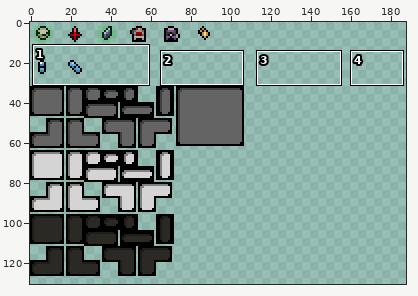
One commit to this sprite sheet: resources/gfx/ui/minimapapi/custom_icons.png. The first picture is a wide view before the edit; the outline marks the close-up.
Close-up. Before:
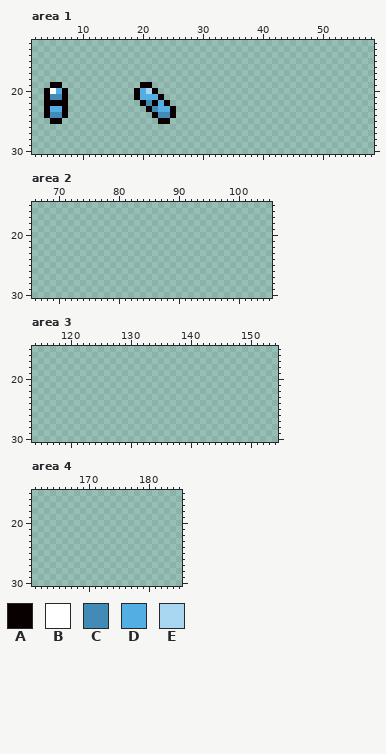
The file is 256x256 pixels. Colours within 5 levels of each other are drawn and written as one. Shown: area 1: x 2..58, y 12..30; area 2: x 66..105, y 15..30; area 3: x 114..154, y 15..30; area 4: x 161..185, y 15..30. The wide view leaves out empty margins.
Palette (. is transparent): A #080000  B #ffffff  C #438bb7  D #53afe3  E #a9d7f1
Pixels before, area 1, first column x 4:
19 .AA.............AA....
20 ABDA...........ADEA...
21 ACCA...........ADDDA..
22 AAAA............ACADA.
23 ADDA.............ACDDA
24 ACCA..............ACCA
25 .AA................AA.
Once edited:
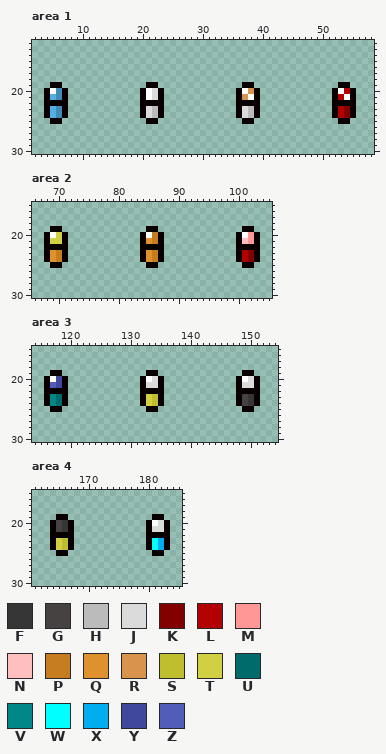
Colours new in this view: F #363636  G #474242  H #bbbbbb  J #dbdbdb  K #830000  L #b30000  M #ff9797  N #ffbfbf  P #c57d1f  Q #de912d  R #d9934c  S #bfbe2e  T #d1d043  U #006b6b  V #008788  W #00ffff  X #00aef0  Y #3f489d  Z #525cb9
Log entry: added one sprite for each pill color
The exact change:
{"where": "area 1"}
{"y":19,"x":20,"old":"A","new":"."}
{"y":19,"x":22,"old":".","new":"A"}
{"y":19,"x":37,"old":"..","new":"AA"}
{"y":19,"x":53,"old":"..","new":"AA"}
{"y":20,"x":6,"old":"D","new":"C"}
{"y":20,"x":19,"old":"ADEA.","new":".ABJA"}
{"y":20,"x":36,"old":"....","new":"ABRA"}
{"y":20,"x":52,"old":"....","new":"ABLA"}
{"y":21,"x":5,"old":"C","new":"D"}
{"y":21,"x":19,"old":"ADDD","new":".ABJ"}
{"y":21,"x":36,"old":"....","new":"ARBA"}
{"y":21,"x":52,"old":"....","new":"ALBA"}
{"y":22,"x":21,"old":"C","new":"A"}
{"y":22,"x":23,"old":"DA","new":"A."}
{"y":22,"x":36,"old":"....","new":"AAAA"}
{"y":22,"x":52,"old":"....","new":"AAAA"}
{"y":23,"x":6,"old":"D","new":"C"}
{"y":23,"x":20,"old":".ACDDA","new":"AJHA.."}
{"y":23,"x":36,"old":"....","new":"AJHA"}
{"y":23,"x":52,"old":"....","new":"ALKA"}
{"y":24,"x":5,"old":"C","new":"D"}
{"y":24,"x":20,"old":"..ACCA","new":"AJHA.."}
{"y":24,"x":36,"old":"....","new":"AJHA"}
{"y":24,"x":52,"old":"....","new":"ALKA"}
{"y":25,"x":21,"old":"..AA","new":"AA.."}
{"y":25,"x":37,"old":"..","new":"AA"}
{"y":25,"x":53,"old":"..","new":"AA"}
{"where": "area 2"}
{"y":19,"x":69,"old":"..","new":"AA"}
{"y":19,"x":85,"old":"..","new":"AA"}
{"y":19,"x":101,"old":"..","new":"AA"}
{"y":20,"x":68,"old":"....","new":"ABTA"}
{"y":20,"x":84,"old":"....","new":"ABPA"}
{"y":20,"x":100,"old":"....","new":"ABMA"}
{"y":21,"x":68,"old":"....","new":"ATTA"}
{"y":21,"x":84,"old":"....","new":"AQPA"}
{"y":21,"x":100,"old":"....","new":"ANMA"}
{"y":22,"x":68,"old":"....","new":"AAAA"}
{"y":22,"x":84,"old":"....","new":"AAAA"}
{"y":22,"x":100,"old":"....","new":"AAAA"}
{"y":23,"x":68,"old":"....","new":"AQPA"}
{"y":23,"x":84,"old":"....","new":"AQPA"}
{"y":23,"x":100,"old":"....","new":"ALKA"}
{"y":24,"x":68,"old":"....","new":"AQPA"}
{"y":24,"x":84,"old":"....","new":"AQPA"}
{"y":24,"x":100,"old":"....","new":"ALKA"}
{"y":25,"x":69,"old":"..","new":"AA"}
{"y":25,"x":85,"old":"..","new":"AA"}
{"y":25,"x":101,"old":"..","new":"AA"}
{"where": "area 3"}
{"y":19,"x":117,"old":"..","new":"AA"}
{"y":19,"x":133,"old":"..","new":"AA"}
{"y":19,"x":149,"old":"..","new":"AA"}
{"y":20,"x":116,"old":"....","new":"ABYA"}
{"y":20,"x":132,"old":"....","new":"ABJA"}
{"y":20,"x":148,"old":"....","new":"ABJA"}
{"y":21,"x":116,"old":"....","new":"AZYA"}
{"y":21,"x":132,"old":"....","new":"AJJA"}
{"y":21,"x":148,"old":"....","new":"AJJA"}
{"y":22,"x":116,"old":"....","new":"AAAA"}
{"y":22,"x":132,"old":"....","new":"AAAA"}
{"y":22,"x":148,"old":"....","new":"AAAA"}
{"y":23,"x":116,"old":"....","new":"AVUA"}
{"y":23,"x":132,"old":"....","new":"ATSA"}
{"y":23,"x":148,"old":"....","new":"AGFA"}
{"y":24,"x":116,"old":"....","new":"AVUA"}
{"y":24,"x":132,"old":"....","new":"ATSA"}
{"y":24,"x":148,"old":"....","new":"AGFA"}
{"y":25,"x":117,"old":"..","new":"AA"}
{"y":25,"x":133,"old":"..","new":"AA"}
{"y":25,"x":149,"old":"..","new":"AA"}
{"where": "area 4"}
{"y":19,"x":165,"old":"..","new":"AA"}
{"y":19,"x":181,"old":"..","new":"AA"}
{"y":20,"x":164,"old":"....","new":"AGFA"}
{"y":20,"x":180,"old":"....","new":"ABJA"}
{"y":21,"x":164,"old":"....","new":"AGFA"}
{"y":21,"x":180,"old":"....","new":"AJJA"}
{"y":22,"x":164,"old":"....","new":"AAAA"}
{"y":22,"x":180,"old":"....","new":"AAAA"}
{"y":23,"x":164,"old":"....","new":"ATSA"}
{"y":23,"x":180,"old":"....","new":"AWXA"}
{"y":24,"x":164,"old":"....","new":"ATSA"}
{"y":24,"x":180,"old":"....","new":"AWXA"}
{"y":25,"x":165,"old":"..","new":"AA"}
{"y":25,"x":181,"old":"..","new":"AA"}
